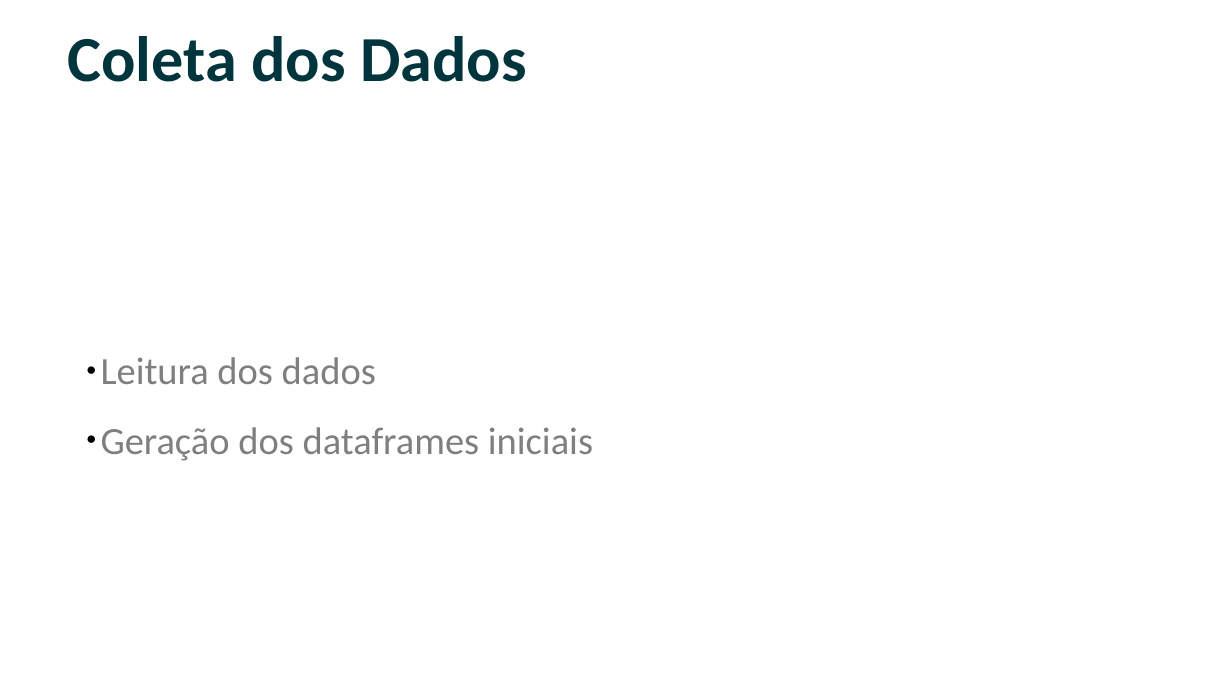
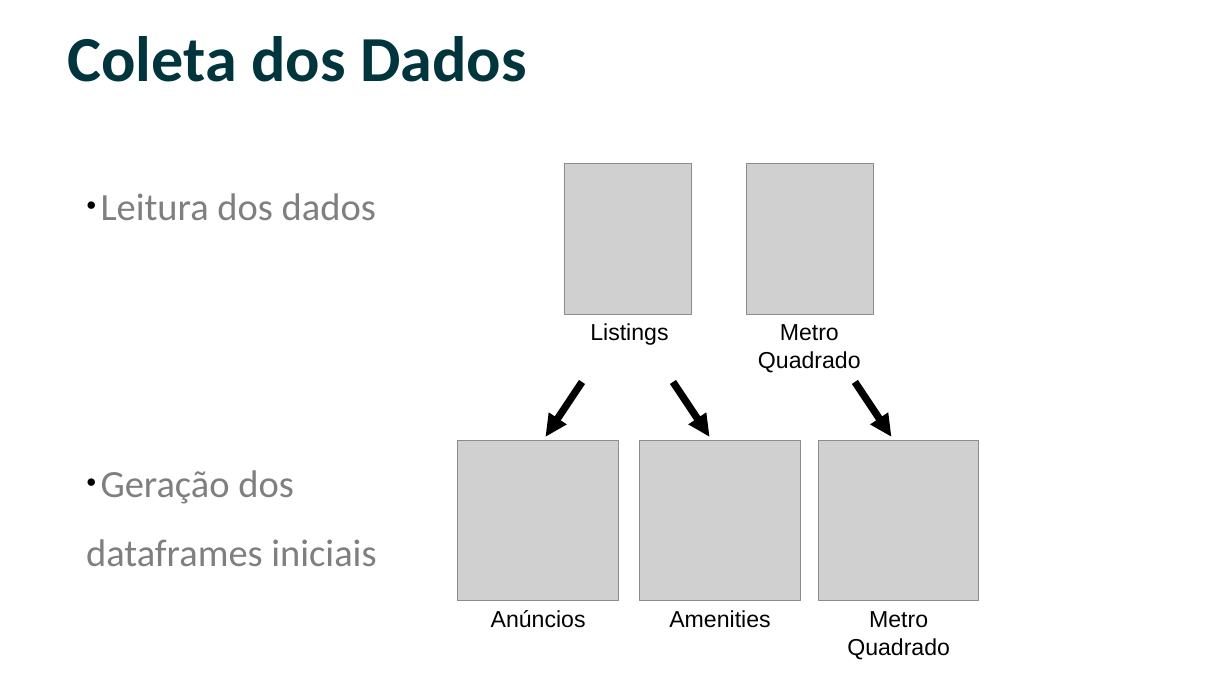
Before and after one commit to frlsouza/pmv_tcc_airbnb, a slide deck: slide 4 of Slides - Fabio Rafael - Ciência de Dados e Big Data.odp. Drawn at 1232x693 pixels with LibreOffice and Linux fonts; fonts in the diff are those of the drawing; grey boxes stand for pictures; background and template pictures are left out. Boxes give left, top, right and bottom in pixels: in the first picture for what was removed or moved away, otherwise in the second. Text is boxed around its words. In the diff, an @@ line names an element or a change of style, - is before the commit and + after.

```diff
--- a/Slides - Fabio Rafael - Ciência de Dados e Big Data.odp
+++ b/Slides - Fabio Rafael - Ciência de Dados e Big Data.odp
@@ subtitle "Leitura dos dados" at box(86, 193, 376, 566): vertical alignment middle to top @@
@@ picture added at box(565, 164, 691, 314) @@
@@ picture added at box(746, 164, 872, 314) @@
@@ text added at box(590, 323, 668, 345), 18 pt, text #000000 @@
+Listings
@@ text added at box(758, 324, 861, 373), 18 pt, text #000000 @@
+Metro
+Quadrado
@@ arrow added from (582, 382) to (546, 436), #000000 5.67 pt @@
@@ arrow added from (673, 382) to (710, 436), #000000 5.67 pt @@
@@ arrow added from (855, 382) to (892, 436), #000000 5.67 pt @@
@@ picture added at box(458, 441, 619, 601) @@
@@ picture added at box(640, 441, 801, 601) @@
@@ picture added at box(819, 441, 980, 601) @@
@@ subtitle at box(86, 470, 376, 566): text changed @@
-● Geração dos dataframes iniciais
+● Geração dos
+dataframes iniciais
@@ text added at box(491, 610, 586, 628), 18 pt, text #000000 @@
+Anúncios
@@ text added at box(669, 610, 770, 628), 18 pt, text #000000 @@
+Amenities
@@ text added at box(847, 611, 950, 660), 18 pt, text #000000 @@
+Metro
+Quadrado
```
Also in this commit, not shown: 6 other slides changed, 1 other file.
